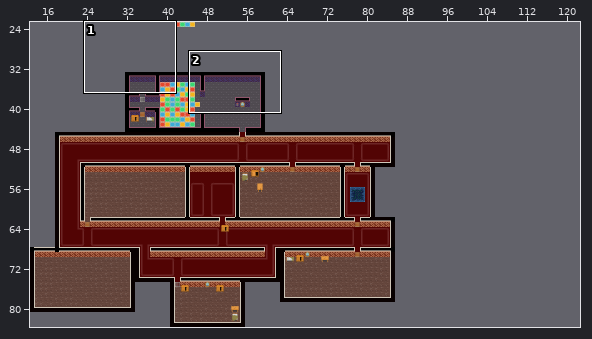
Tiled map (JSON): HauntedLight/assets/level/map.json. Above: a wide view before the commit, with the close-up outlined.
Close-up. The starting point:
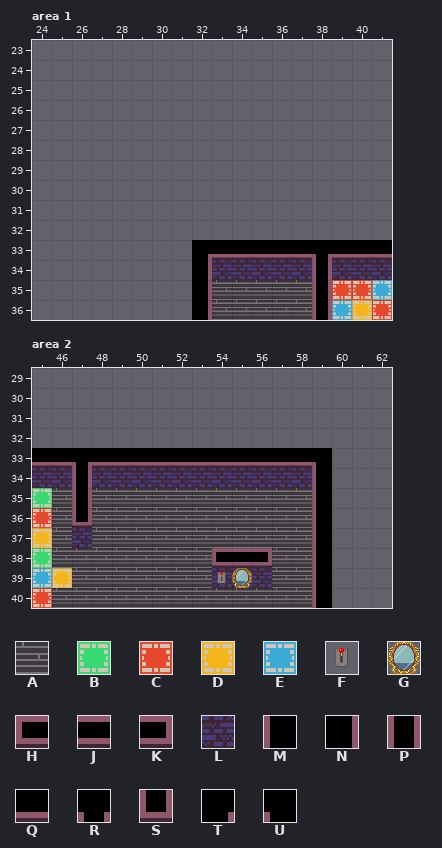
Cells are 32x32 px. Shown: area 1 x 24..41, y 23..36; area 2 x 45..62, y 29..40. The commit also changed other parts of the map, which this record leaves out.
Key: from "floor": A 24, B 28, C 29, D 33, E 34; from "objects": F 64, G 81; from "wall": H 20, J 21, K 22, L 28, M 30, N 32, P 34, Q 36, R 38, S 39, T 40, U 41.
_ is an empty cell, # one hidden under a higher layer.
Layer "Floor" before, area 1, first column x 24:
23 __________________
24 __________________
25 __________________
26 __________________
27 __________________
28 __________________
29 __________________
30 __________________
31 __________________
32 __________________
33 __________________
34 _________#####____
35 _________AAAAA_CCE
36 _________AAAAA_EDC
Layer "Wall" before, area 1, first column x 24:
23 __________________
24 __________________
25 __________________
26 __________________
27 __________________
28 __________________
29 __________________
30 __________________
31 __________________
32 __________________
33 ________TQQQQQRQQQ
34 ________NLLLLLPLLL
35 ________N_____P___
36 ________N_____P___
Layer "Floor" before, area 2, first column x 45:
29 __________________
30 __________________
31 __________________
32 __________________
33 __________________
34 __________________
35 BA_AAAAAAAAAAA____
36 CA_AAAAAAAAAAA____
37 DA_AAAAAAAAAAA____
38 BAAAAAAAA###AA____
39 EDAAAAAAA###AA____
40 CAAAAAAAAAAAAA____
Layer "Wall" before, area 2, first column x 45:
29 __________________
30 __________________
31 __________________
32 __________________
33 QQRQQQQQQQQQQQU___
34 LLPLLLLLLLLLLLM___
35 __P___________M___
36 __S___________M___
37 __L___________M___
38 _________HJK__M___
39 _________LLL__M___
40 ______________M___
The result:
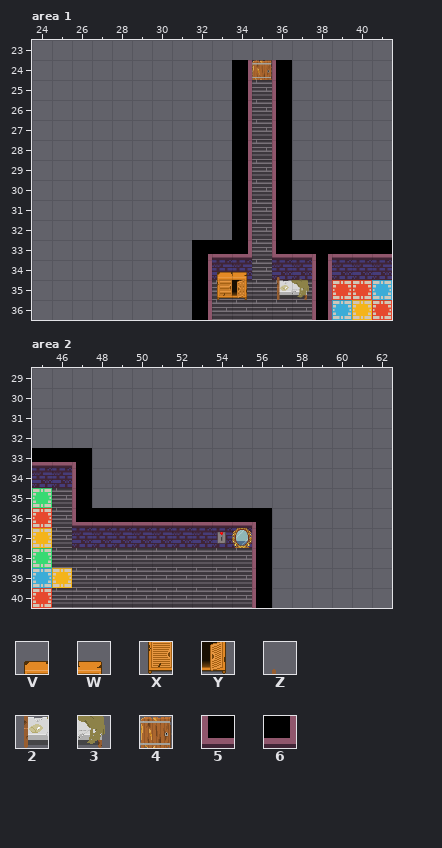
Further tiles: from "objects": V 0, W 1, X 8, Y 9, Z 32, 2 40, 3 41, 4 52; from "wall": 5 35, 6 37.
Change:
Changed rows in their new state; . is an unchanged cell.
Layer "Floor", area 1:
first column x 35:
24 A
25 A
26 A
27 A
28 A
29 A
30 A
31 A
32 A
33 A
Layer "Wall", area 1:
first column x 34:
24 N.M
25 N.M
26 N.M
27 N.M
28 N.M
29 N.M
30 N.M
31 N.M
32 N.M
33 6_5
34 ._.
Layer "Objects", area 1:
first column x 35:
24 4
first column x 33:
34 VW.Z.
35 XY.23
Layer "Floor", area 2:
first column x 48:
35 ___________
36 ___________
37 ........___
38 .........__
39 .........__
40 ........___
Layer "Wall", area 2:
first column x 47:
33 U____________
34 M____________
35 M..........._
36 5QQQQQQQQU.._
37 .LLLLLLLLM.._
38 .......__M.._
39 .......__M.._
40 .........M.._
Layer "Objects", area 2:
first column x 54:
37 FG
39 __
